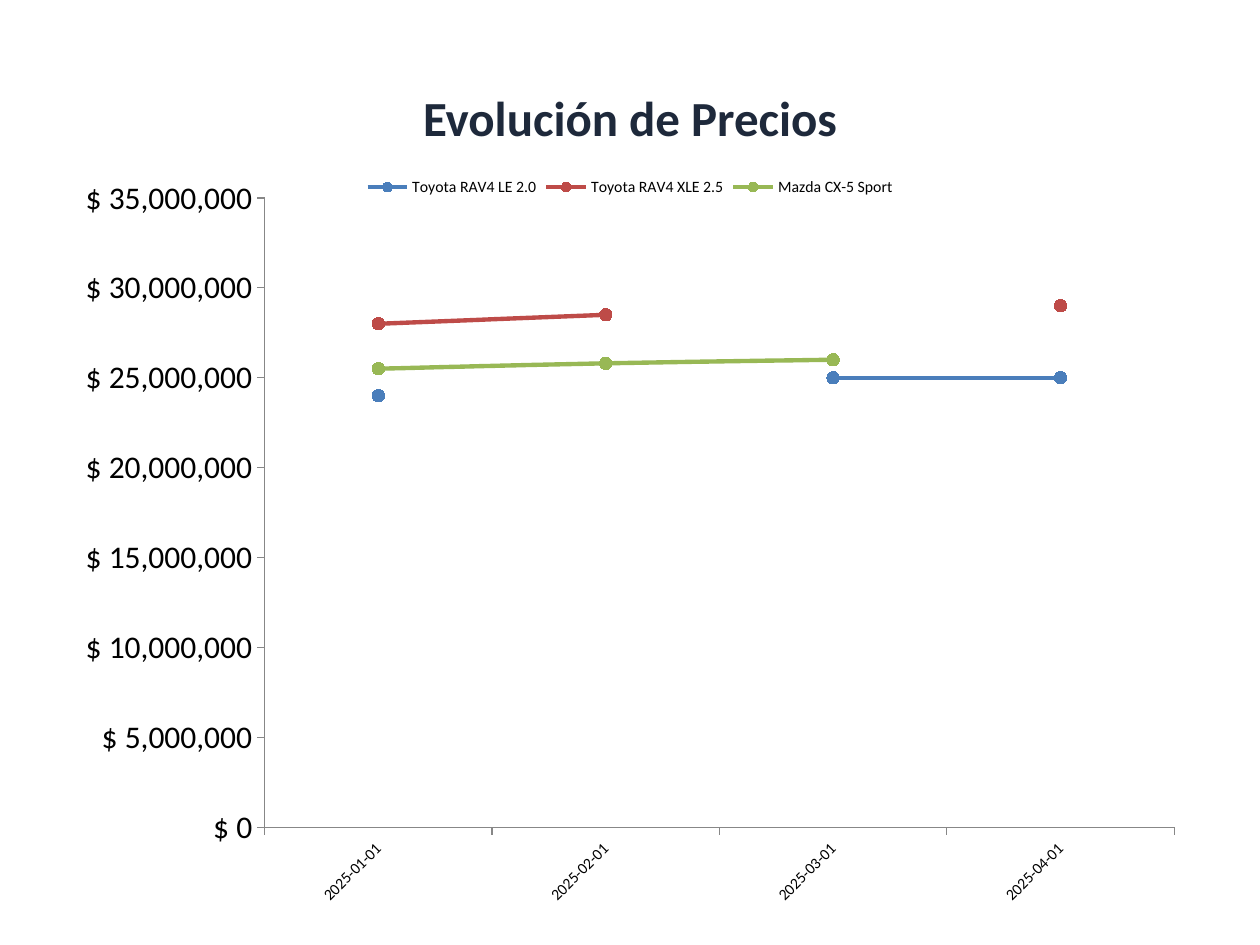
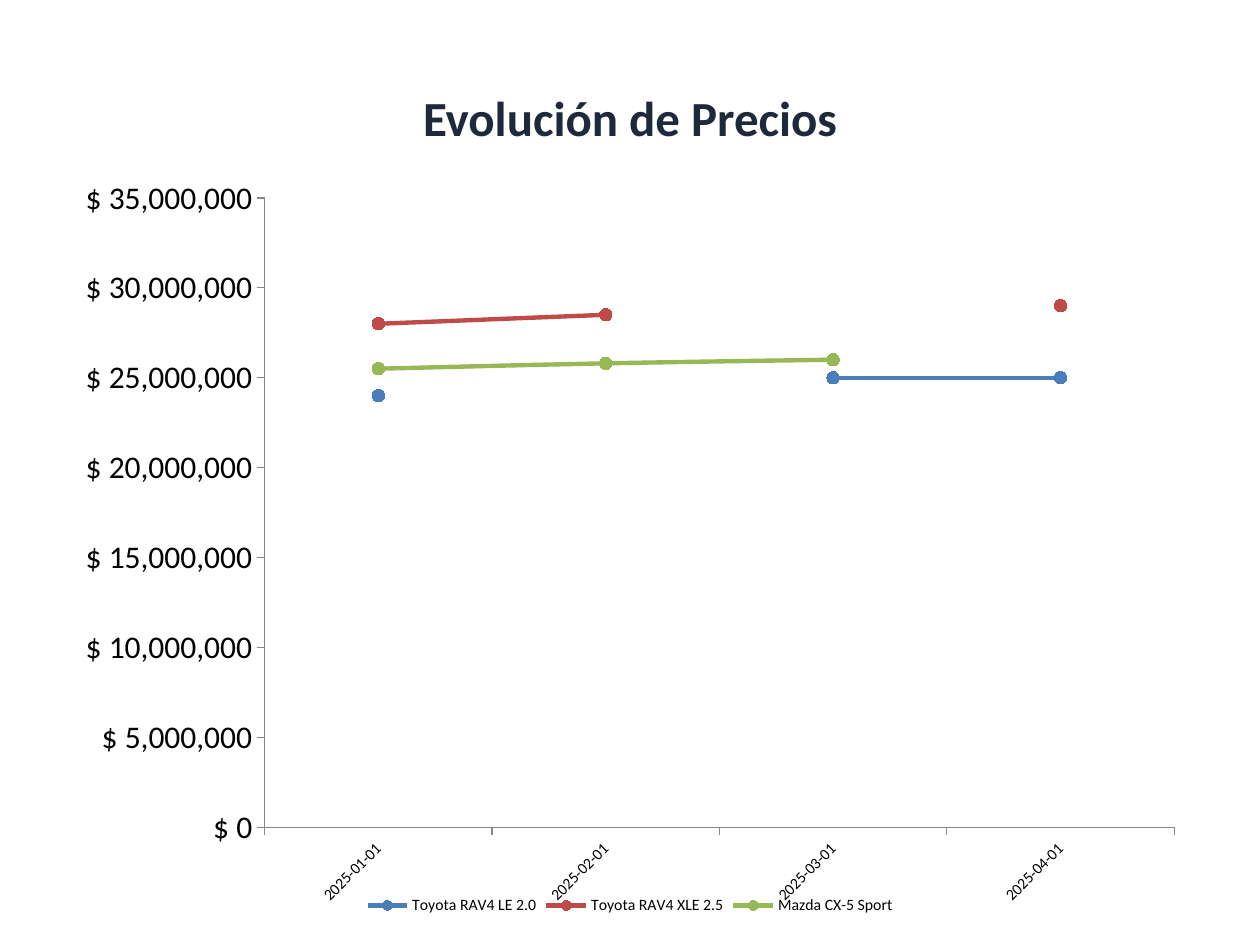
Before and after one commit to GabrielGlezG/PricingEngine, a slide deck: slide 4 of test_compare_full.pptx. Drawn at 1260x945 pixels with LibreOffice and Linux fonts; fonts in the diff are those of the drawing. Boxes give left, top, right and bottom in pixels: in the first picture for what was removed or moved away, otherwise in the second. Text is boxed around its words. In the diff, an @@ line names an element or a change of style, - is before the commit and + after.

Commit message:
feat: Add `ppt_shared.py` with utilities for creating PowerPoint slides, tables, and charts, and update `test_compare_full.pptx`.

```diff
--- a/test_compare_full.pptx
+++ b/test_compare_full.pptx
@@ line chart at box(63, 164, 1197, 920) @@
@@ legend changed @@
```
Also in this commit, not shown: 1 other file.
